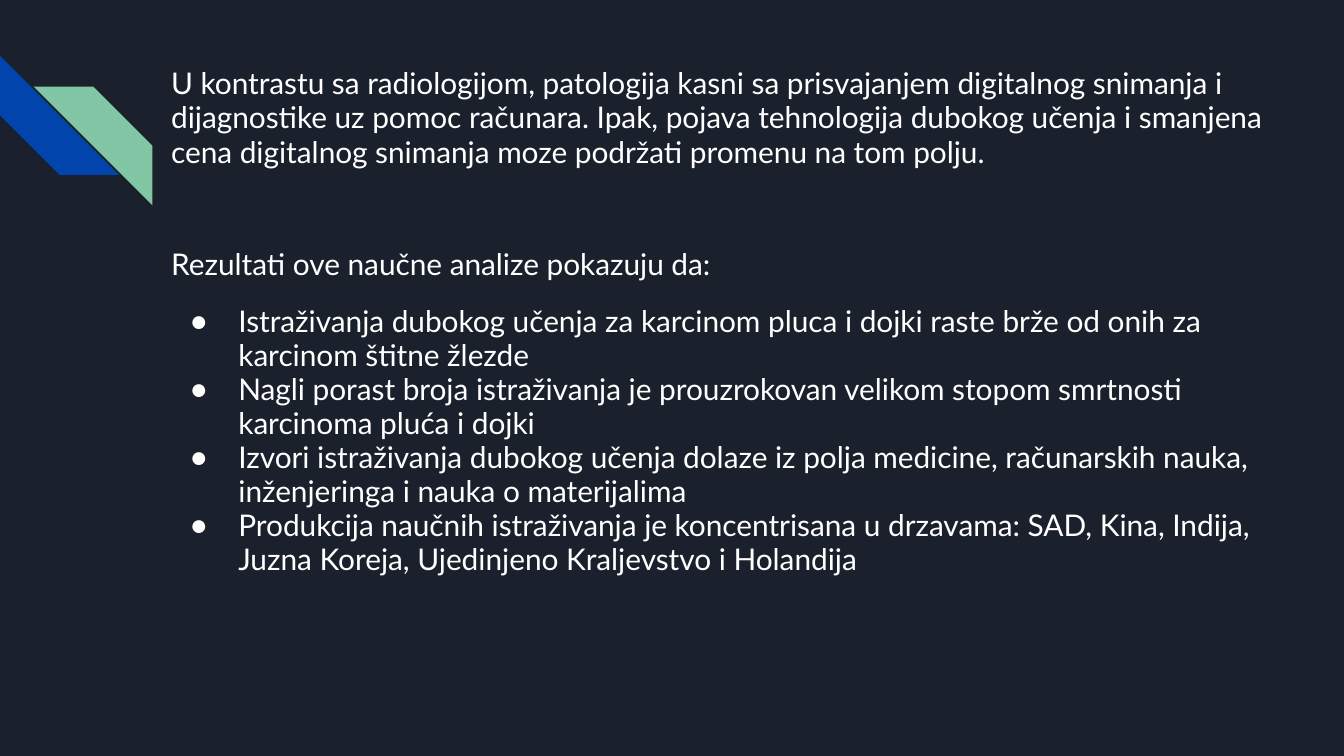
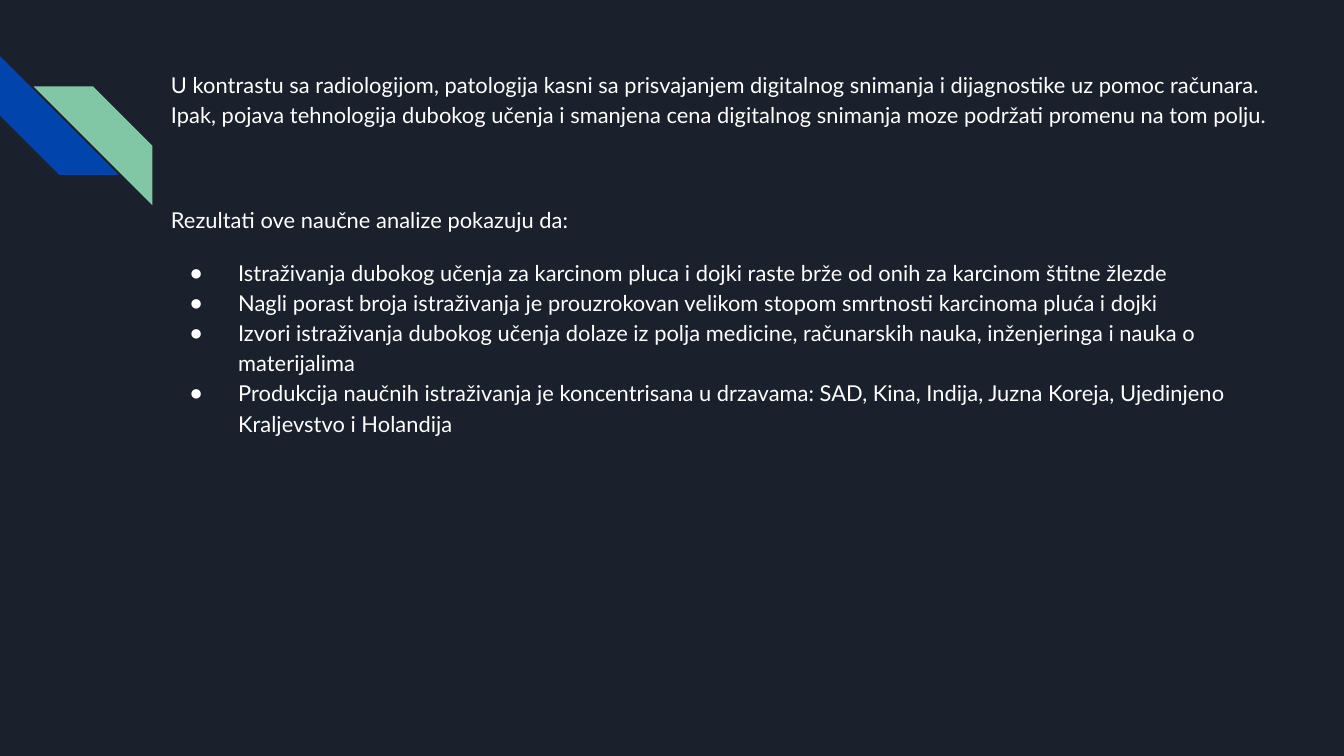
Before and after one commit to vukvuk21/RID, a slide deck: slide 13 of rid_2022_seminarski/mi18099_Andrijana_Aleksic/predavanje_2/AndrijanaAleksicPrezentacija.pptx. Drawn at 1344x756 pixels with LibreOffice and Linux fonts; fonts in the diff are those of the drawing. Boxes give left, top, right and bottom in pixels: in the first picture for what was removed or moved away, otherwise in the second. Text is boxed around its words. In the diff, an @@ line names an element or a change of style, - is before the commit and + after.

```diff
--- a/rid_2022_seminarski/mi18099_Andrijana_Aleksic/predavanje_2/AndrijanaAleksicPrezentacija.pptx
+++ b/rid_2022_seminarski/mi18099_Andrijana_Aleksic/predavanje_2/AndrijanaAleksicPrezentacija.pptx
@@ text "U kontrastu sa radiologijom, patologija ..." at <box>171,77,1266,436</box>: size 16 to 11.7 pt; line spacing 0.95 to 1.15 @@
```
Also in this commit, not shown: 10 other slides changed, 4 other files.
